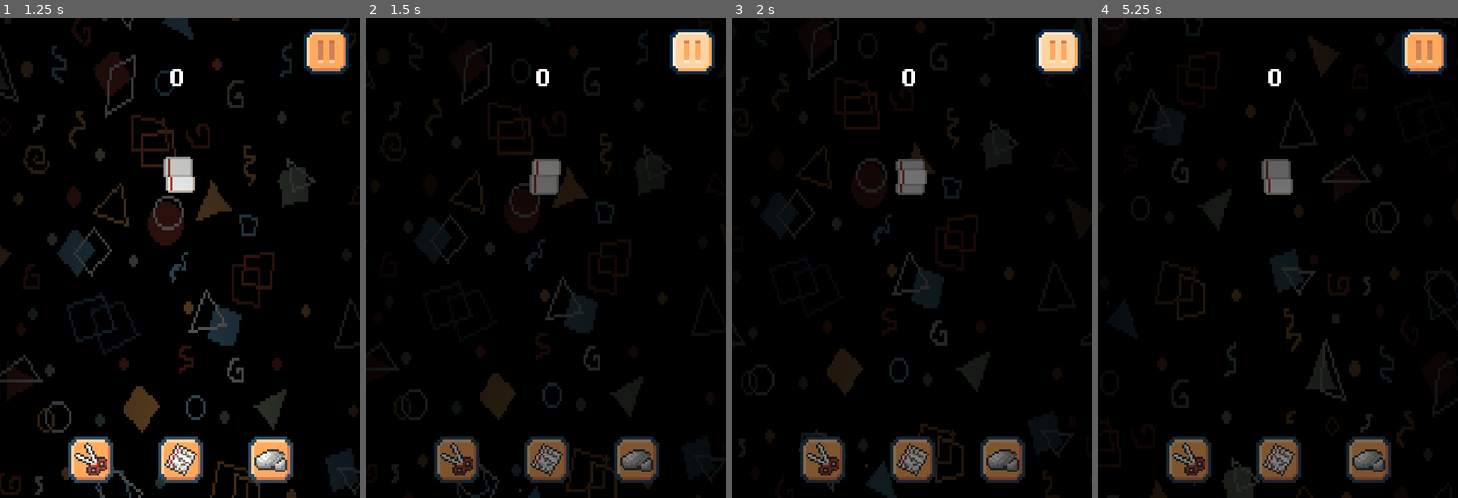
Above: before the commit, frames 1-4 (left to right).
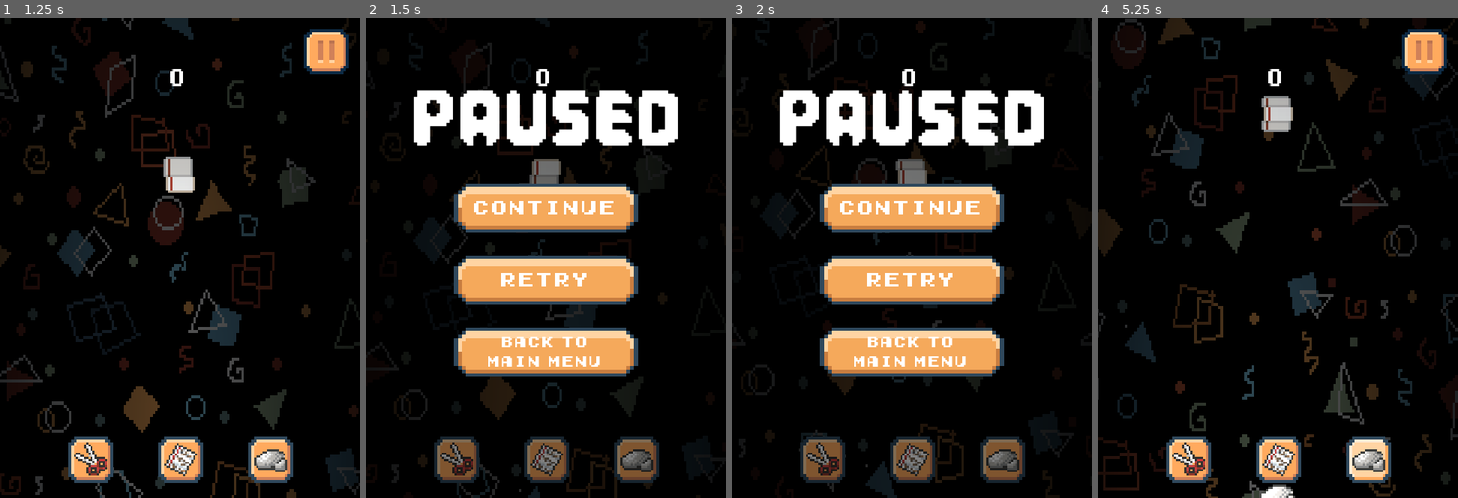
Above: after the commit, the same moments.

Repository: WebsterMiguelle/UnnamedRPS_MockProject
Game: Godot game, scene res://Menus/main_menu.tscn
The game is run twice, just before and just after one commit, with the same random seed, the same clock (stepped at 60 frames per second) and the same inputs.
Inputs (mouse positions are in pixels of both pictures, inside the frame that each line leads up to):
- Up to frame 1 (1.25 s): click "START" at 0.5 s
- Up to frame 2 (1.5 s): click (693, 51) at 1.25 s
- Up to frame 3 (2 s): no input
- Up to frame 4 (5.25 s): click (1278, 282) at 2 s, where only the run after the commit has a clickable "Retry"; click (1188, 459) at 2.75 s; click (1278, 459) at 3.5 s; click (1274, 354) at 4.25 s, where only the run after the commit has a clickable "RETRY"; click (1368, 459) at 5 s

Frame 1 is identical in both runs. In frame 2, 22% of the frame differs, in the area x 13-97%, y 2-75%; in frame 3, 22%; in frame 4, 18%.

Commit message:
Pause_Menu_Updated

Diff:
--- a/Menus/main_menu.gd
+++ b/Menus/main_menu.gd
@@ -4,8 +4,10 @@
 @onready var start_game = preload("res://Scenes/Main.tscn")
 
 func _ready() -> void:
-	start_button.button_up.connect(_on_start_button_button_up)
+	if not start_button.button_up.is_connected(_on_start_button_button_up):
+		start_button.button_up.connect(_on_start_button_button_up)
 
 
 func _on_start_button_button_up() -> void:
 	get_tree().change_scene_to_packed(start_game)
+	start_button.button_up.disconnect(_on_start_button_button_up)
--- a/Scenes/Main.tscn
+++ b/Scenes/Main.tscn
@@ -9,6 +9,19 @@
 [ext_resource type="FontFile" uid="uid://blyom1ht1bg7t" path="res://ASSETS/Pixel Game.otf" id="5_vy5pj"]
 [ext_resource type="Shader" path="res://Scenes/Gameplay_Background_Scroll.gdshader" id="6_jw32o"]
 [ext_resource type="Texture2D" uid="uid://bile8wypcdiqv" path="res://ASSETS/RPS_Tile_BG_clear.png" id="7_50glp"]
+[ext_resource type="Texture2D" uid="uid://c4o74bnu2fjry" path="res://ASSETS/long_buttons.png" id="7_bmxlf"]
+
+[sub_resource type="AtlasTexture" id="AtlasTexture_vy5pj"]
+atlas = ExtResource("5_50glp")
+region = Rect2(0, 0, 16, 16)
+
+[sub_resource type="AtlasTexture" id="AtlasTexture_bmxlf"]
+atlas = ExtResource("5_50glp")
+region = Rect2(32, 0, 16, 16)
+
+[sub_resource type="AtlasTexture" id="AtlasTexture_4kpch"]
+atlas = ExtResource("5_50glp")
+region = Rect2(16, 0, 16, 16)
 
 [sub_resource type="AtlasTexture" id="AtlasTexture_xgxeb"]
 atlas = ExtResource("3_4aqey")
@@ -58,17 +71,41 @@
 atlas = ExtResource("4_xgxeb")
 region = Rect2(0, 0, 16, 16)
 
-[sub_resource type="AtlasTexture" id="AtlasTexture_vy5pj"]
-atlas = ExtResource("5_50glp")
-region = Rect2(0, 0, 16, 16)
-
-[sub_resource type="AtlasTexture" id="AtlasTexture_bmxlf"]
-atlas = ExtResource("5_50glp")
-region = Rect2(32, 0, 16, 16)
-
-[sub_resource type="AtlasTexture" id="AtlasTexture_4kpch"]
-atlas = ExtResource("5_50glp")
-region = Rect2(16, 0, 16, 16)
+[sub_resource type="AtlasTexture" id="AtlasTexture_grg3l"]
+atlas = ExtResource("7_bmxlf")
+region = Rect2(0, 0, 48, 16)
+
+[sub_resource type="AtlasTexture" id="AtlasTexture_frkhe"]
+atlas = ExtResource("7_bmxlf")
+region = Rect2(0, 32, 48, 16)
+
+[sub_resource type="AtlasTexture" id="AtlasTexture_1p5hy"]
+atlas = ExtResource("7_bmxlf")
+region = Rect2(0, 16, 48, 16)
+
+[sub_resource type="AtlasTexture" id="AtlasTexture_h1m7h"]
+atlas = ExtResource("7_bmxlf")
+region = Rect2(0, 0, 48, 16)
+
+[sub_resource type="AtlasTexture" id="AtlasTexture_2w5on"]
+atlas = ExtResource("7_bmxlf")
+region = Rect2(0, 32, 48, 16)
+
+[sub_resource type="AtlasTexture" id="AtlasTexture_346fj"]
+atlas = ExtResource("7_bmxlf")
+region = Rect2(0, 16, 48, 16)
+
+[sub_resource type="AtlasTexture" id="AtlasTexture_erwvk"]
+atlas = ExtResource("7_bmxlf")
+region = Rect2(0, 0, 48, 16)
+
+[sub_resource type="AtlasTexture" id="AtlasTexture_0sclb"]
+atlas = ExtResource("7_bmxlf")
+region = Rect2(0, 32, 48, 16)
+
+[sub_resource type="AtlasTexture" id="AtlasTexture_sxkr1"]
+atlas = ExtResource("7_bmxlf")
+region = Rect2(0, 16, 48, 16)
 
 [sub_resource type="ShaderMaterial" id="ShaderMaterial_vy5pj"]
 shader = ExtResource("6_jw32o")
@@ -144,6 +181,21 @@
 horizontal_alignment = 1
 vertical_alignment = 1
 
+[node name="Pause_Button" type="TextureButton" parent="CanvasLayer" unique_id=417182915]
+anchors_preset = 1
+anchor_left = 1.0
+anchor_right = 1.0
+offset_left = -75.0
+offset_top = 15.0
+offset_right = -15.0
+offset_bottom = 75.0
+grow_horizontal = 0
+size_flags_horizontal = 8
+texture_normal = SubResource("AtlasTexture_vy5pj")
+texture_pressed = SubResource("AtlasTexture_bmxlf")
+texture_hover = SubResource("AtlasTexture_4kpch")
+stretch_mode = 1
+
 [node name="HBoxContainer" type="HBoxContainer" parent="CanvasLayer" unique_id=50806588]
 custom_minimum_size = Vector2(60, 60)
 anchors_preset = -1
@@ -204,6 +256,7 @@
 texture = SubResource("AtlasTexture_jn2ok")
 
 [node name="Game Over Screen" type="ColorRect" parent="CanvasLayer" unique_id=157600104]
+visible = false
 anchors_preset = 15
 anchor_right = 1.0
 anchor_bottom = 1.0
@@ -247,7 +300,6 @@
 icon_alignment = 1
 
 [node name="Pause Screen" type="ColorRect" parent="CanvasLayer" unique_id=1065463818]
-visible = false
 anchors_preset = 15
 anchor_right = 1.0
 anchor_bottom = 1.0
@@ -257,57 +309,93 @@
 
 [node name="Paused" type="Label" parent="CanvasLayer/Pause Screen" unique_id=2093402619]
 process_mode = 1
-visible = false
+layout_mode = 0
+offset_top = 116.0
+offset_right = 480.0
+offset_bottom = 168.0
+grow_horizontal = 2
+grow_vertical = 2
+theme_override_fonts/font = ExtResource("5_vy5pj")
+theme_override_font_sizes/font_size = 142
+text = "Paused"
+horizontal_alignment = 1
+
+[node name="UnpauseButton" type="TextureButton" parent="CanvasLayer/Pause Screen" unique_id=1254932214]
+layout_mode = 0
+offset_left = 112.0
+offset_top = 216.0
+offset_right = 368.0
+offset_bottom = 291.0
+texture_normal = SubResource("AtlasTexture_grg3l")
+texture_pressed = SubResource("AtlasTexture_frkhe")
+texture_hover = SubResource("AtlasTexture_1p5hy")
+stretch_mode = 0
+
+[node name="_Continue_" type="Label" parent="CanvasLayer/Pause Screen/UnpauseButton" unique_id=864641772]
 layout_mode = 1
-anchors_preset = 14
-anchor_top = 0.5
-anchor_right = 1.0
-anchor_bottom = 0.5
-offset_top = -46.0
-offset_bottom = 55.0
-grow_horizontal = 2
-grow_vertical = 2
-theme_override_fonts/font = ExtResource("2_jw32o")
-theme_override_font_sizes/font_size = 41
-text = "Paused"
-horizontal_alignment = 1
-
-[node name="Pause_Button" type="TextureButton" parent="CanvasLayer" unique_id=417182915]
-anchors_preset = 1
-anchor_left = 1.0
-anchor_right = 1.0
-offset_left = -75.0
-offset_top = 15.0
-offset_right = -15.0
-offset_bottom = 75.0
-grow_horizontal = 0
-size_flags_horizontal = 8
-texture_normal = SubResource("AtlasTexture_vy5pj")
-texture_pressed = SubResource("AtlasTexture_bmxlf")
-texture_hover = SubResource("AtlasTexture_4kpch")
+anchors_preset = 15
+anchor_right = 1.0
+anchor_bottom = 1.0
+grow_horizontal = 2
+grow_vertical = 2
+theme_override_fonts/font = ExtResource("2_jw32o")
+theme_override_font_sizes/font_size = 24
+text = "Continue"
+horizontal_alignment = 1
+vertical_alignment = 1
+
+[node name="Retry" type="TextureButton" parent="CanvasLayer/Pause Screen" unique_id=834709211]
+layout_mode = 0
+offset_left = 112.0
+offset_top = 312.0
+offset_right = 368.0
+offset_bottom = 387.0
+texture_normal = SubResource("AtlasTexture_h1m7h")
+texture_pressed = SubResource("AtlasTexture_2w5on")
+texture_hover = SubResource("AtlasTexture_346fj")
+stretch_mode = 0
+
+[node name="Label" type="Label" parent="CanvasLayer/Pause Screen/Retry" unique_id=2089619423]
+layout_mode = 1
+anchors_preset = 15
+anchor_right = 1.0
+anchor_bottom = 1.0
+grow_horizontal = 2
+grow_vertical = 2
+theme_override_fonts/font = ExtResource("2_jw32o")
+theme_override_font_sizes/font_size = 24
+text = "Retry"
+horizontal_alignment = 1
+vertical_alignment = 1
+
+[node name="BackToMainMenu" type="TextureButton" parent="CanvasLayer/Pause Screen" unique_id=880328262]
+layout_mode = 0
+offset_left = 112.0
+offset_top = 408.0
+offset_right = 368.0
+offset_bottom = 483.0
+texture_normal = SubResource("AtlasTexture_erwvk")
+texture_pressed = SubResource("AtlasTexture_0sclb")
+texture_hover = SubResource("AtlasTexture_sxkr1")
 stretch_mode = 1
+
+[node name="Label" type="Label" parent="CanvasLayer/Pause Screen/BackToMainMenu" unique_id=241680170]
+layout_mode = 1
+anchors_preset = 15
+anchor_right = 1.0
+anchor_bottom = 1.0
+grow_horizontal = 2
+grow_vertical = 2
+theme_override_fonts/font = ExtResource("2_jw32o")
+theme_override_font_sizes/font_size = 18
+text = "Back to
+Main Menu"
+horizontal_alignment = 1
+vertical_alignment = 1
 
 [node name="Enemy Timer" type="Timer" parent="." unique_id=1917302056]
 wait_time = 3.0
 autostart = true
-
-[node name="CanvasLayer2" type="CanvasLayer" parent="." unique_id=1081792358]
-
-[node name="Score" type="Label" parent="CanvasLayer2" unique_id=1307053088]
-custom_minimum_size = Vector2(60, 20)
-anchors_preset = 10
-anchor_right = 1.0
-offset_left = 90.26
-offset_top = 60.0
-offset_right = -127.81
-offset_bottom = 92.0
-grow_horizontal = 2
-scale = Vector2(1.1427871, 1.5620707)
-theme_override_colors/font_color = Color(1, 1, 1, 1)
-theme_override_fonts/font = ExtResource("2_jw32o")
-theme_override_font_sizes/font_size = 20
-text = "0"
-horizontal_alignment = 1
 
 [node name="DifficultyTimer" type="Timer" parent="." unique_id=602760788]
 wait_time = 10.0
@@ -359,10 +447,31 @@
 randomness = 0.57
 process_material = SubResource("ParticleProcessMaterial_vy5pj")
 
+[node name="CanvasLayer2" type="CanvasLayer" parent="." unique_id=1081792358]
+
+[node name="Score" type="Label" parent="CanvasLayer2" unique_id=1307053088]
+custom_minimum_size = Vector2(60, 20)
+anchors_preset = 10
+anchor_right = 1.0
+offset_left = 90.26
+offset_top = 60.0
+offset_right = -127.81
+offset_bottom = 92.0
+grow_horizontal = 2
+scale = Vector2(1.1427871, 1.5620707)
+theme_override_colors/font_color = Color(1, 1, 1, 1)
+theme_override_fonts/font = ExtResource("2_jw32o")
+theme_override_font_sizes/font_size = 20
+text = "0"
+horizontal_alignment = 1
+
+[connection signal="pressed" from="CanvasLayer/Pause_Button" to="." method="_on_pause_button_pressed"]
 [connection signal="pressed" from="CanvasLayer/HBoxContainer/Scissors" to="." method="_on_scissors_pressed"]
 [connection signal="pressed" from="CanvasLayer/HBoxContainer/Paper" to="." method="_on_paper_pressed"]
 [connection signal="pressed" from="CanvasLayer/HBoxContainer/Rock" to="." method="_on_rock_pressed"]
 [connection signal="pressed" from="CanvasLayer/Game Over Screen/Retry" to="." method="_on_retry_pressed"]
-[connection signal="pressed" from="CanvasLayer/Pause_Button" to="." method="_on_pause_button_pressed"]
+[connection signal="pressed" from="CanvasLayer/Pause Screen/UnpauseButton" to="." method="_unpause_button_pressed"]
+[connection signal="pressed" from="CanvasLayer/Pause Screen/Retry" to="." method="_retry_button_pressed"]
+[connection signal="pressed" from="CanvasLayer/Pause Screen/BackToMainMenu" to="." method="_back_main_menu_button_pressed"]
 [connection signal="timeout" from="Enemy Timer" to="." method="_on_enemy_timer_timeout"]
 [connection signal="timeout" from="DifficultyTimer" to="." method="_on_difficulty_timer_timeout"]
--- a/Scripts/background.gd
+++ b/Scripts/background.gd
@@ -3,6 +3,7 @@
 @onready var triangle_scene = preload("res://Scenes/triangle.tscn")
 @onready var square_scene = preload("res://Scenes/square.tscn")
 @onready var circle_scene = preload("res://Scenes/circle.tscn")
+const MAIN_MENU = preload("uid://bv1etpv8opnuj")
 
 @onready var game_over_screen = get_node("CanvasLayer/Game Over Screen")
 @onready var score_label = $CanvasLayer2/Score
@@ -15,6 +16,7 @@
 @onready var draw_particles = preload("res://Scenes/draw_particles.tscn")
 @onready var h_box_container: HBoxContainer = $CanvasLayer/HBoxContainer
 @onready var pattern: TextureRect = $ColorRect/Pattern
+@onready var pause_button: TextureButton = $CanvasLayer/Pause_Button
 
 @onready var background: ColorRect = $ColorRect
 @onready var CLASH_particles: GPUParticles2D = $ColorRect/CLASH_particles
@@ -358,4 +360,21 @@
 func _on_pause_button_pressed() -> void:
 	get_tree().paused = !get_tree().paused
 	pause_screen.visible = get_tree().paused
+	pause_button.visible = false
+
+
+func _unpause_button_pressed() -> void:
+	get_tree().paused = !get_tree().paused
+	pause_screen.visible = get_tree().paused
+	pause_button.visible = true
 	print("Paused" if get_tree().paused else "Resumed")
+
+
+func _retry_button_pressed() -> void:
+	get_tree().paused = false
+	get_tree().reload_current_scene()
+
+
+func _back_main_menu_button_pressed() -> void:
+	get_tree().paused = false
+	get_tree().change_scene_to_file("res://Menus/main_menu.tscn")
